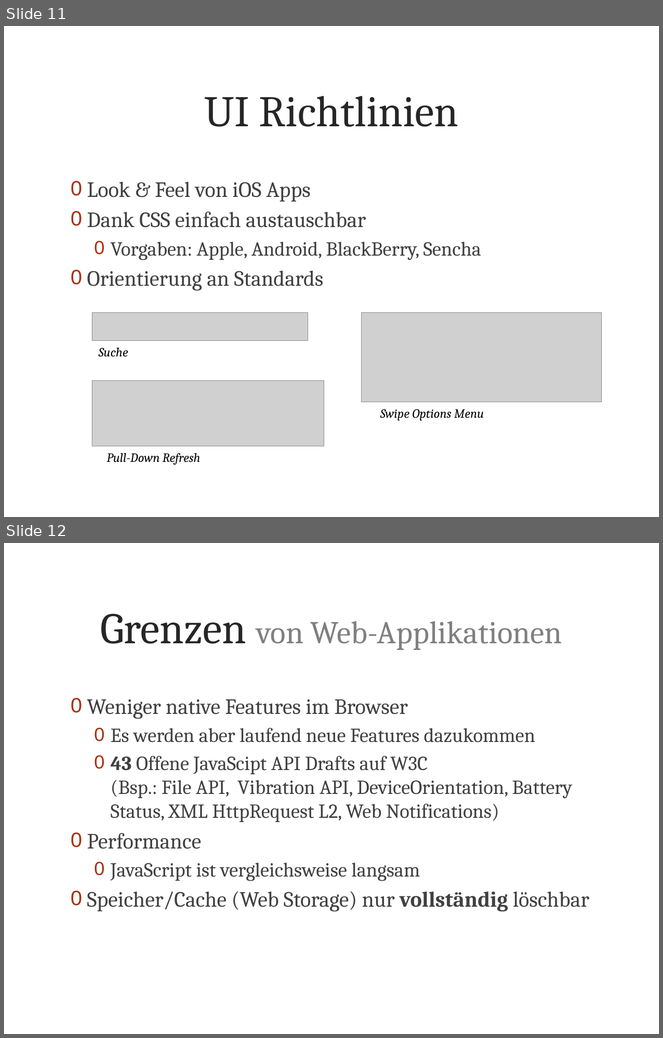
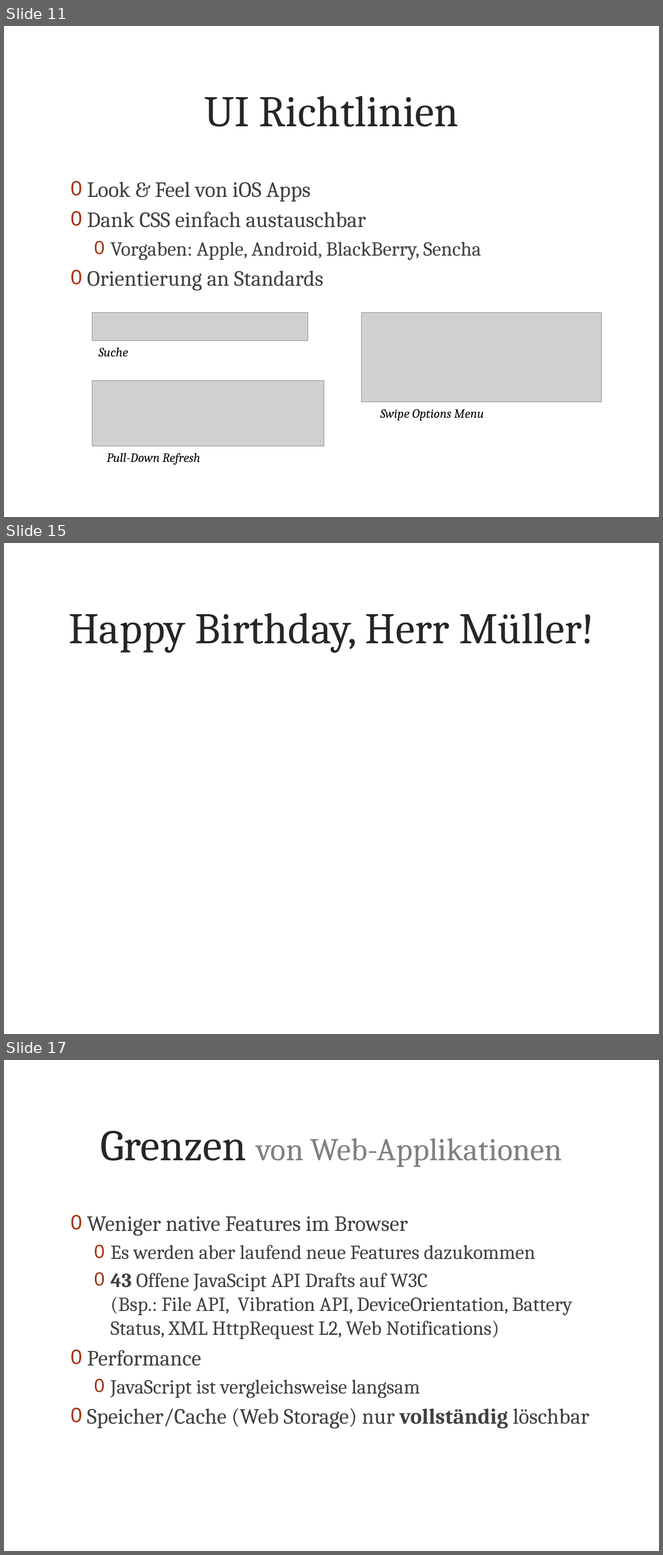
Before and after one commit to metaodi/TrailDevilsXPl-2, a slide deck: _DOCUMENTATION/Presentation/Praesentation-Traildevils-XPl2.pptx. Shown one above the other, each under a label of ours: slides 11 and 12 before the commit, slides 11, 15 and 17 after it; the slides between them are not shown. The pictures are 663x1038 and 663x1555 pixels, drawn with LibreOffice and Linux fonts; fonts in the diff are those of the drawing; grey boxes stand for pictures; background and template pictures are left out. Boxes give left, top, right and bottom in pixels: in the first picture for what was removed or moved away, otherwise in the second. Text is boxed around its words. In the diff, an @@ line names an element or a change of style, - is before the commit and + after.

```diff
--- a/_DOCUMENTATION/Presentation/Praesentation-Traildevils-XPl2.pptx
+++ b/_DOCUMENTATION/Presentation/Praesentation-Traildevils-XPl2.pptx
@@ slide 15 added at (x1=4, y1=543, x2=659, y2=1034), background picture (left out) @@
@@ title added at (x1=68, y1=613, x2=594, y2=653), 48 pt, text #262626 @@
+Happy Birthday, Herr Müller!
@@ what was slide 12 is now slide 17 @@
```
Also in this commit, not shown: 4 slides changed, 2 other slides added, 2 other files.
